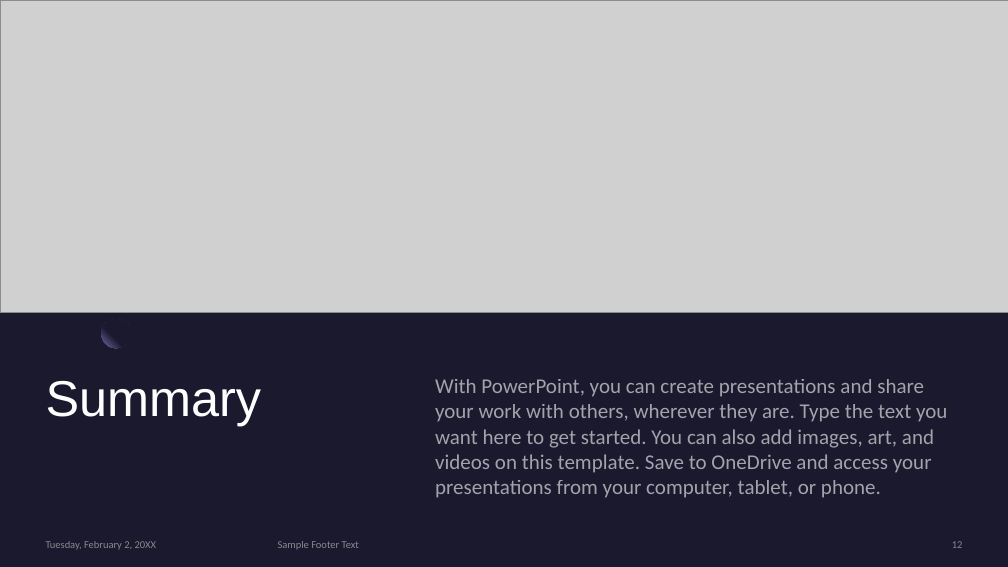
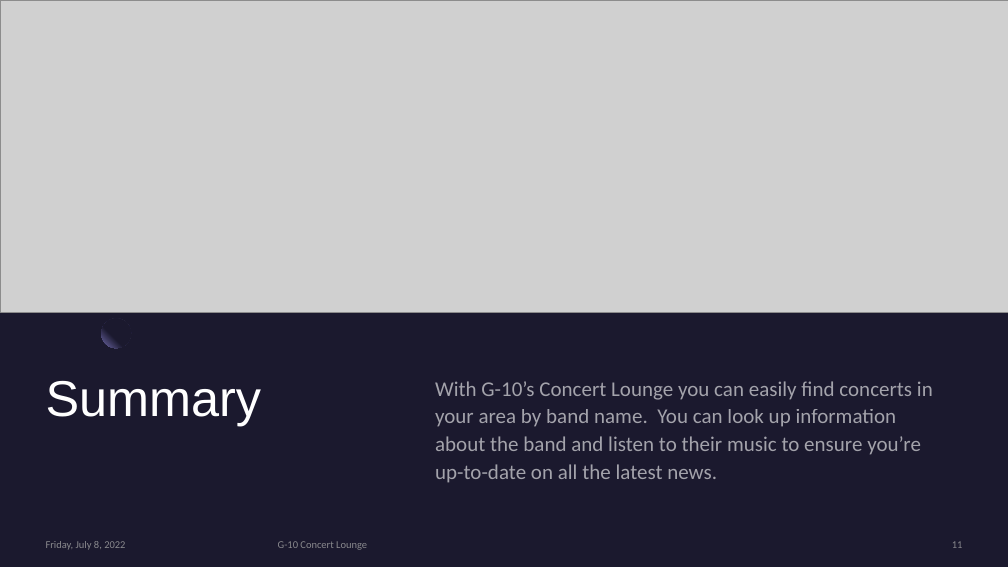
Before and after one commit to huntersteffner/Concert-Finder, a slide deck: slide 11 of Presentation/G-10 Presentation.pptx (slide 12 before the commit). Drawn at 1008x567 pixels with LibreOffice and Linux fonts; fonts in the diff are those of the drawing; grey boxes stand for pictures. Boxes give left, top, right and bottom in pixels: in the first picture for what was removed or moved away, otherwise in the second. Text is boxed around its words. In the diff, an @@ line names an element or a change of style, - is before the commit and + after.

```diff
--- a/Presentation/G-10 Presentation.pptx
+++ b/Presentation/G-10 Presentation.pptx
@@ text at <box>435,381,933,483</box>: text changed @@
-With PowerPoint, you can create presentations and share your work with others, wherever they are. Type the text you want here to get started. You can also add images, art, and videos on this template. Save to OneDrive and access your presentations from your computer, tablet, or phone.
+With G-10’s Concert Lounge you can easily find concerts in your area by band name. You can look up information about the band and listen to their music to ensure you’re up-to-date on all the latest news.
@@ text at <box>46,541,125,550</box>: text changed @@
-Tuesday, February 2, 20XX
+Friday, July 8, 2022
@@ text at <box>278,541,367,550</box>: text changed @@
-Sample Footer Text
+G-10 Concert Lounge
```
Also in this commit, not shown: 9 other slides changed, 2 slides added, 2 slides removed, 2 other files.
